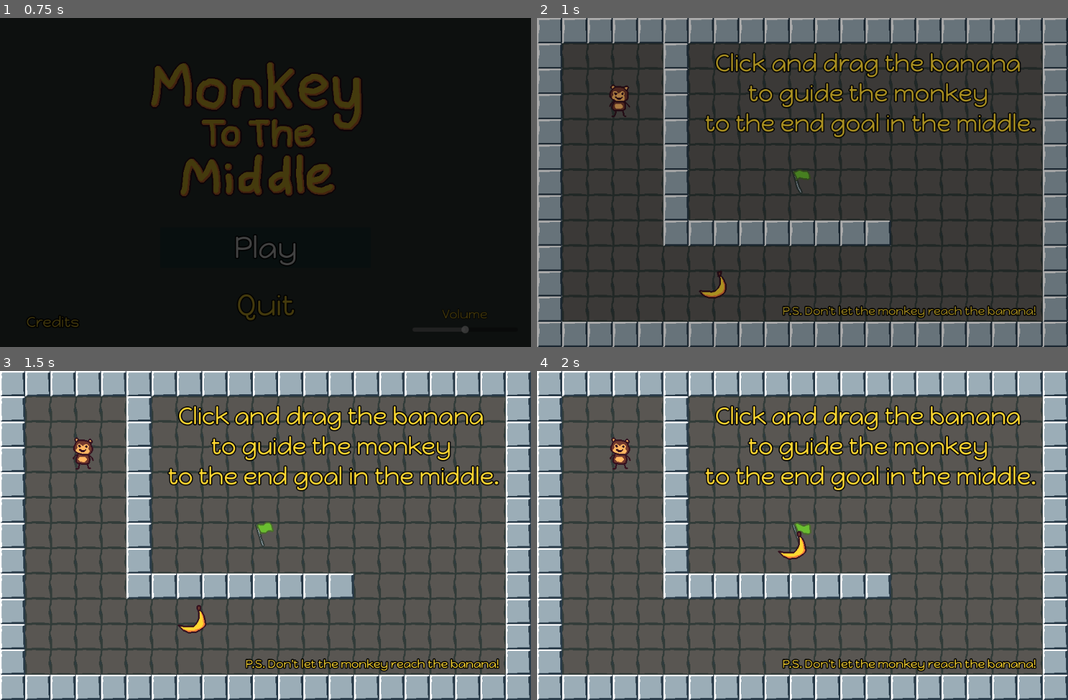
Above: before the commit, frames 1-4 (two rows, left to right).
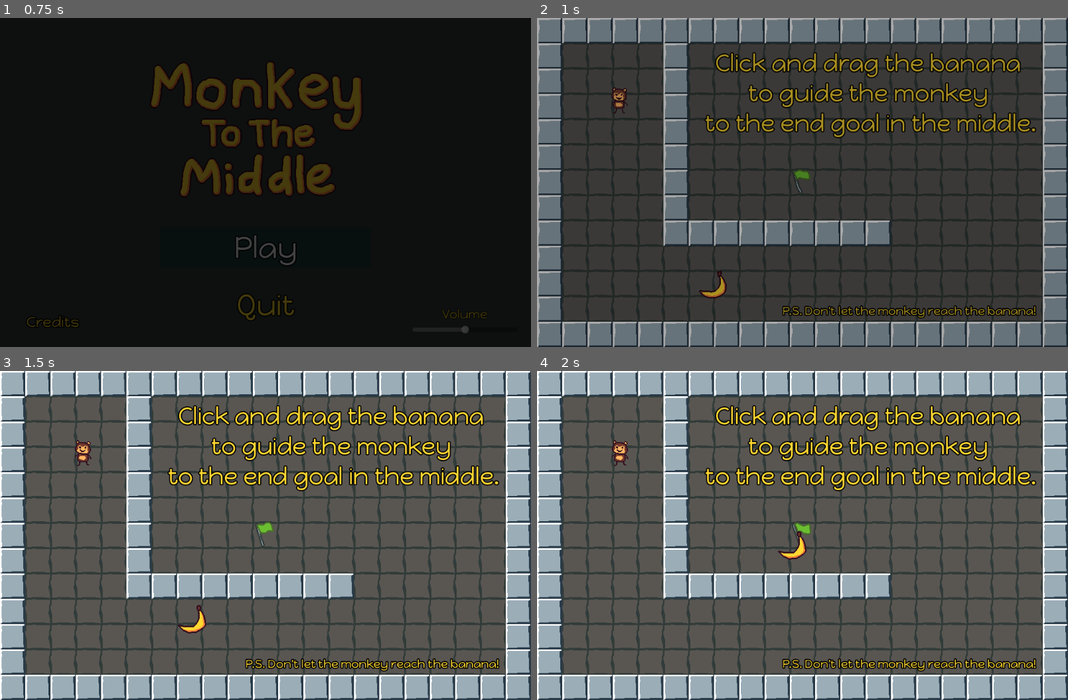
Above: after the commit, the same moments.

Repository: Octoan1/mdev26-jam
Game: Godot game, scene res://ui/title_screen/title_screen.tscn
Two runs of this game, one before a commit and one after it. Both use one fixed random seed, a clock stepped at 60 frames per second and the inputs below.
Inputs (mouse positions are in pixels of both pictures, inside the frame that each line leads up to):
- Up to frame 1 (0.75 s): click "Play" at 0.5 s
- Up to frame 2 (1 s): no input
- Up to frame 3 (1.5 s): drag from (175, 637) to (265, 535) at 1.27 s
- Up to frame 4 (2 s): no input

Frame 1 is identical in both runs. In frame 2, 0.2% of the frame differs, in the area x 4-100%, y 7-100%; in frame 3, 0.2%, in the area x 4-100%, y 0-93%; in frame 4, 0.2%.

Commit message:
Added monkey walk anim, shrunk monkey sprite size in engine, fixed tile pixel

Diff:
--- a/entities/monkey/monkey.gd
+++ b/entities/monkey/monkey.gd
@@ -24,8 +24,15 @@
 	if _can_see_banana():
 		var dir: Vector2 = self.global_position.direction_to(test_banana.global_position)
 		self.velocity = dir * SPEED
+		if not _is_dead:
+			self.sprite.play("walk")
 	else:
 		self.velocity = Vector2.ZERO
+		if not _is_dead:
+			self.sprite.play("default")
+
+
+
 
 	# collision loop for hazards
 	check_tile_hazard()
--- a/entities/monkey/monkey.tscn
+++ b/entities/monkey/monkey.tscn
@@ -50,6 +50,22 @@
 [sub_resource type="AtlasTexture" id="AtlasTexture_0qqxr"]
 atlas = ExtResource("2_od3m1")
 region = Rect2(640, 0, 128, 128)
+
+[sub_resource type="AtlasTexture" id="AtlasTexture_4klkl"]
+atlas = ExtResource("2_od3m1")
+region = Rect2(1536, 0, 128, 128)
+
+[sub_resource type="AtlasTexture" id="AtlasTexture_3pq15"]
+atlas = ExtResource("2_od3m1")
+region = Rect2(1664, 0, 128, 128)
+
+[sub_resource type="AtlasTexture" id="AtlasTexture_446ty"]
+atlas = ExtResource("2_od3m1")
+region = Rect2(1792, 0, 128, 128)
+
+[sub_resource type="AtlasTexture" id="AtlasTexture_nj6vh"]
+atlas = ExtResource("2_od3m1")
+region = Rect2(1920, 0, 128, 128)
 
 [sub_resource type="SpriteFrames" id="SpriteFrames_81a5f"]
 animations = [{
@@ -120,6 +136,23 @@
 "loop": 1,
 "name": &"eat",
 "speed": 7.0
+}, {
+"frames": [{
+"duration": 1.0,
+"texture": SubResource("AtlasTexture_4klkl")
+}, {
+"duration": 1.0,
+"texture": SubResource("AtlasTexture_3pq15")
+}, {
+"duration": 1.0,
+"texture": SubResource("AtlasTexture_446ty")
+}, {
+"duration": 1.0,
+"texture": SubResource("AtlasTexture_nj6vh")
+}],
+"loop": 1,
+"name": &"walk",
+"speed": 10.0
 }]
 
 [sub_resource type="CircleShape2D" id="CircleShape2D_yf5fn"]
@@ -130,10 +163,10 @@
 script = ExtResource("1_0500s")
 
 [node name="Sprite" type="AnimatedSprite2D" parent="." unique_id=1870616918]
+scale = Vector2(0.8, 0.8)
 sprite_frames = SubResource("SpriteFrames_81a5f")
-animation = &"eat"
+animation = &"walk"
 autoplay = "default"
-frame_progress = 0.16588259
 
 [node name="RayCast2D" type="RayCast2D" parent="." unique_id=118150200]
 collision_mask = 5
Binary file changed: entities/monkey/monkey-Sheet.png
Binary file changed: entities/monkey/monkey.aseprite
Binary file changed: levels/tilemap.aseprite
Binary file changed: levels/tilemap.png
